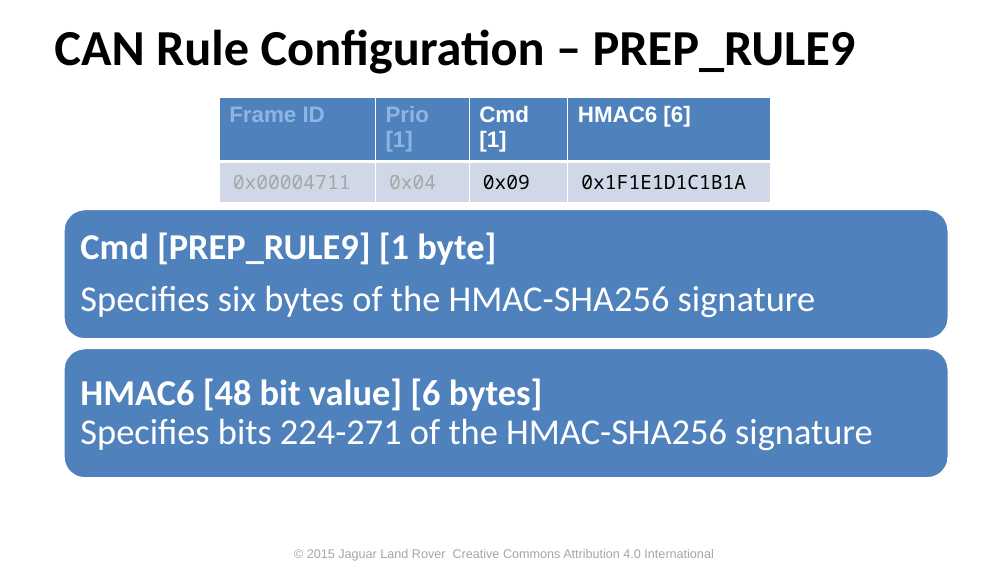
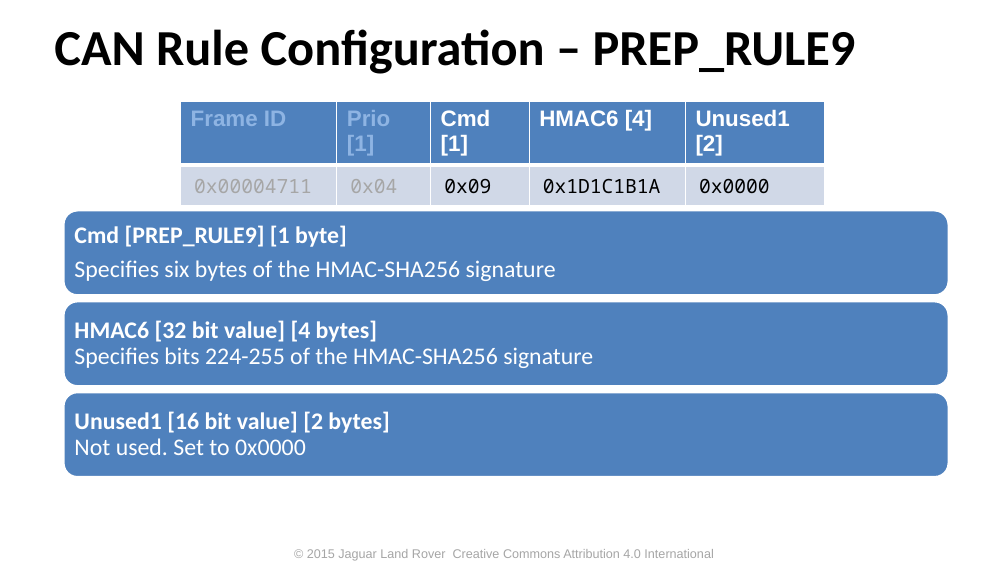
Before and after one commit to PDXostc/canfw, a slide deck: slide 18 of doc/CAN Firewall.pptx. Drawn at 1008x567 pixels with LibreOffice and Linux fonts; fonts in the diff are those of the drawing; background and template pictures are left out. Boxes give left, top, right and bottom in pixels: in the first picture for what was removed or moved away, otherwise in the second. Text is boxed around its words. In the diff, an @@ line names an element or a change of style, - is before the commit and + after.

Commit message:
Corrected 320 bit HMAC signature to 256 bit signature

```diff
--- a/doc/CAN Firewall.pptx
+++ b/doc/CAN Firewall.pptx
@@ table at (180,101,825,198) @@
-column 4: HMAC6 [6] | 0x1F1E1D1C1B1A
+column 4: HMAC6 [4] | 0x1D1C1B1A
+column 5: Unused1 [2] | 0x0000
@@ table: place and size @@
-table at (220,98,772,194)
+table at (180,101,825,198)
@@ rounded rectangle: place and size @@
-rounded rectangle at (64,209,950,340)
+rounded rectangle at (64,210,950,295)
@@ text "Cmd [PREP_RULE9] [1 byte]" at (74,225,556,281): size 26 to 17 pt; less space between paragraphs @@
@@ rounded rectangle added at (64,301,950,387), fill #4F81BD, outline #FFFFFF 2 pt @@
@@ text at (74,320,593,368): text changed; size 26 to 17 pt @@
-HMAC6 [48 bit value] [6 bytes]
-Specifies bits 224-271 of the HMAC-SHA256 signature
+HMAC6 [32 bit value] [4 bytes]
+Specifies bits 224-255 of the HMAC-SHA256 signature
@@ rounded rectangle: place and size @@
-rounded rectangle at (64,348,950,479)
+rounded rectangle at (64,392,950,478)
@@ text added at (74,411,389,455), 17 pt, text #FFFFFF, bold @@
+Unused1 [16 bit value] [2 bytes]
+Not used. Set to 0x0000
```
Also in this commit, not shown: 3 other slides changed, 1 slide removed, 1 other file.
